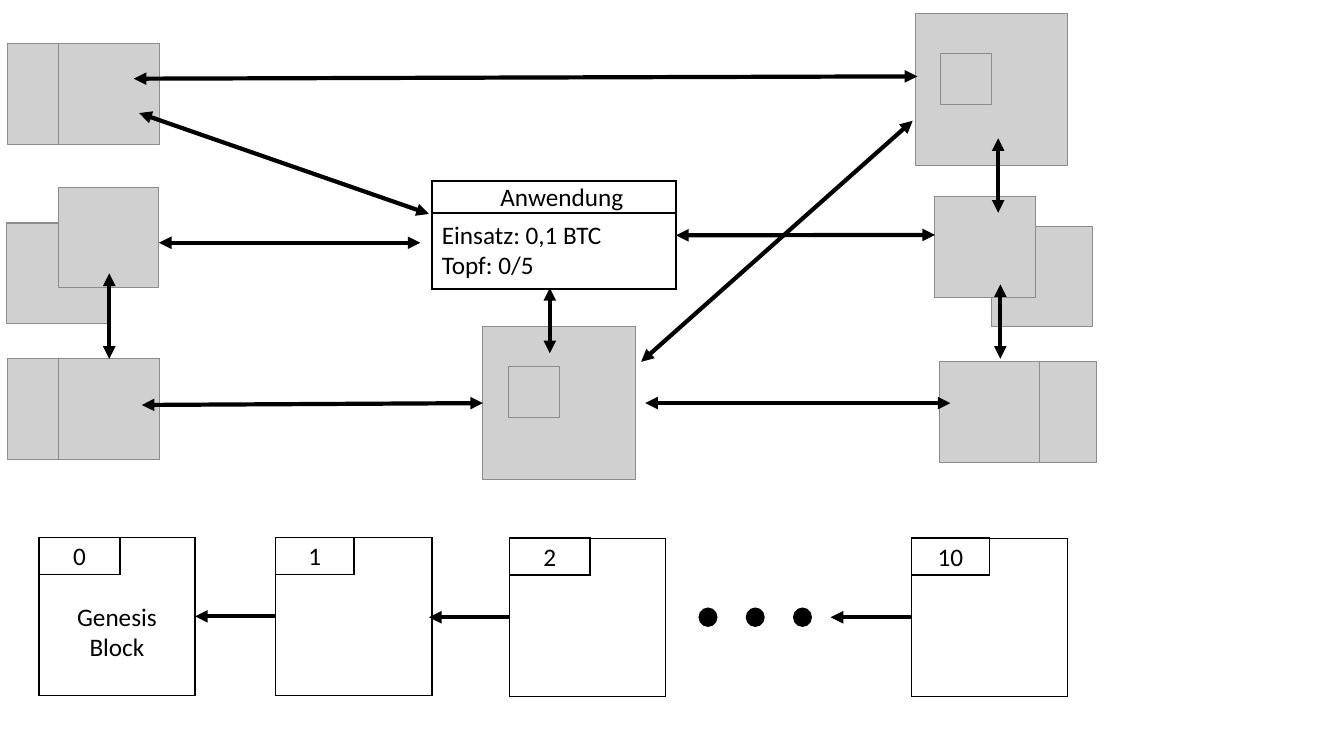
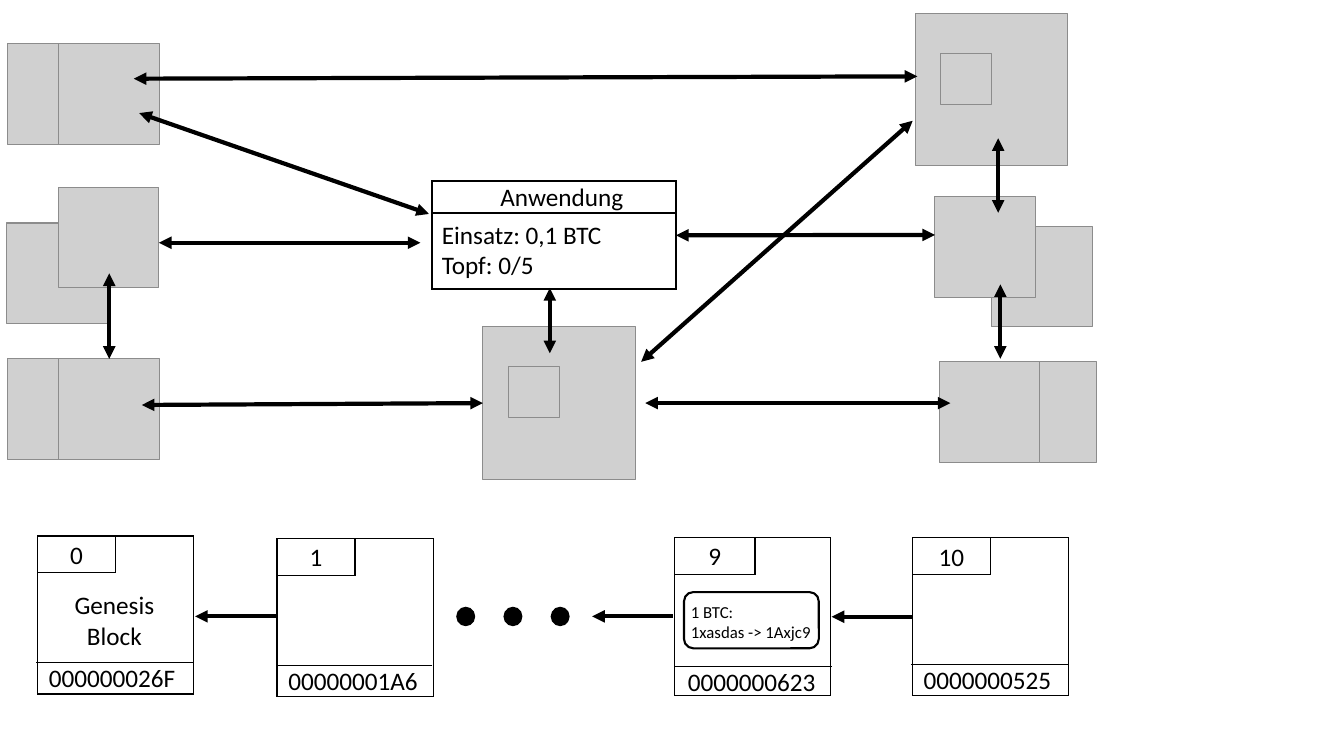
Before and after one commit to ossel/master-thesis, a slide deck: slide 1 of Thesis/Documents/images.pptx. Drawn at 1344x756 pixels with LibreOffice and Linux fonts; fonts in the diff are those of the drawing; grey boxes stand for pictures. Boxes give left, top, right and bottom in pixels: in the first picture for what was removed or moved away, otherwise in the second. Text is boxed around its words. In the diff, an @@ line names an element or a change of style, - is before the commit and + after.

```diff
--- a/Thesis/Documents/images.pptx
+++ b/Thesis/Documents/images.pptx
@@ rectangle "0": place and size @@
-rectangle "0" at (39,537,121,575)
+rectangle "0" at (37,536,116,574)
@@ rectangle removed at (510,538,591,576) @@
-2
@@ rectangle: place and size @@
-rectangle at (510,538,666,697)
+rectangle at (675,537,831,696)
@@ rectangle added at (675,537,755,575), outline #000000 1 pt, 18 pt, text #000000 @@
+9
@@ text "Genesis Block": place and size @@
-text "Genesis Block" at (77,608,157,656)
+text "Genesis Block" at (75,596,155,645)
@@ rounded rectangle added at (685,592,820,648), outline #000000 1.5 pt @@
@@ ellipse: place and size @@
-ellipse at (700,608,717,626)
+ellipse at (457,608,474,626)
@@ ellipse: place and size @@
-ellipse at (747,608,764,626)
+ellipse at (504,608,521,626)
@@ ellipse: place and size @@
-ellipse at (793,608,811,626)
+ellipse at (552,608,569,626)
@@ arrow moved from (510, 617) - (430, 617) to (673, 616) - (592, 616) @@
@@ text added at (691,607,810,641), 12 pt, text #000000 @@
+1 BTC:
+1xasdas -> 1Axjc9
@@ line added from (193, 662) to (36, 662), #000000 0.5 pt @@
@@ text added at (49,670,175,694), 18 pt, text #000000 @@
+000000026F
@@ line added from (433, 665) to (275, 665), #000000 0.5 pt @@
@@ text added at (288,673,417,690), 18 pt, text #000000 @@
+00000001A6
@@ line added from (832, 666) to (676, 666), #000000 0.5 pt @@
@@ text added at (688,674,816,696), 18 pt, text #000000 @@
+0000000623
@@ line added from (1068, 664) to (911, 664), #000000 0.5 pt @@
@@ text added at (924,672,1052,689), 18 pt, text #000000 @@
+0000000525
```
Also in this commit, not shown: 4 other slides changed, 7 other files.
